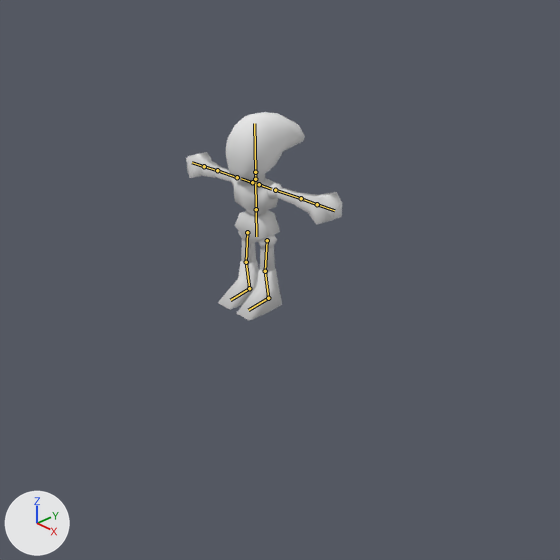
Two versions of the Blender file Julio/DormTest/Assets/Model/ROBOT.blend, one commit apart.
Rendered twice from the file's camera 'Camera'. The lights are fixed; the arrows at lower left show +X, +Y and +Z. The bones that bend it are drawn over the model as lines.

Objects in the first picture: 'Leg'.
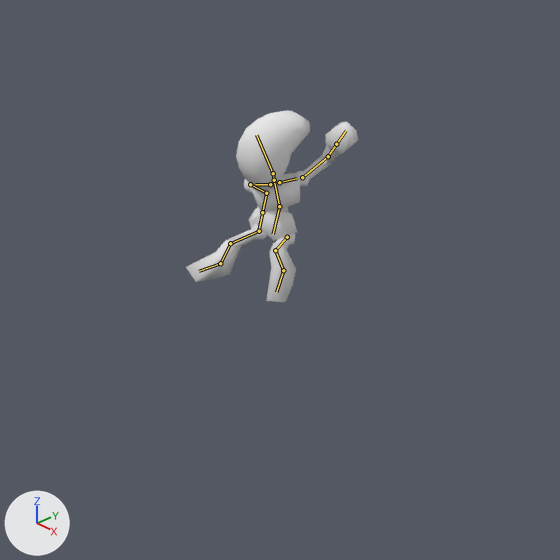
The newer file adds an action. The first version stands in its rest pose; the second is drawn at frame 13 of the action 'Sliding'.

Pixel boxes (x1, y1, x2, y2) of what changed, in the pictures (560 x 560 px):
'Leg', posed (10% wider, 8% shorter)
    before: (186, 112, 342, 321)
    after: (186, 110, 358, 302)
bone 'chest', root to tip
    before: (256, 209) to (255, 179)
    after: (279, 206) to (274, 180)
bone 'head', root to tip
    before: (255, 172) to (254, 123)
    after: (273, 173) to (256, 135)
bone 'upperarm.l', root to tip
    before: (275, 190) to (301, 198)
    after: (302, 177) to (328, 156)
bone 'forearm.l', root to tip
    before: (301, 198) to (317, 204)
    after: (328, 156) to (336, 144)
bone 'collar.r', root to tip
    before: (252, 182) to (241, 178)
    after: (270, 184) to (255, 184)
bone 'upperarm.r', root to tip
    before: (237, 177) to (217, 170)
    after: (250, 184) to (266, 193)
bone 'forearm.r', root to tip
    before: (217, 170) to (204, 166)
    after: (266, 193) to (262, 212)
bone 'pelvis', root to tip
    before: (256, 209) to (256, 236)
    after: (279, 206) to (273, 234)
bone 'shin.r', root to tip
    before: (246, 262) to (249, 288)
    after: (230, 243) to (220, 263)

What the commit changed:
Bone 'root' (bone_root) turns from (0, 0, 0) to (-18, 0, 0) degrees about its own x, y and z.
Bone 'chest' (bone_chest) turns from (0, 0, 0) to (48, 44, 37) degrees about its own x, y and z.
Bone 'head' (bone_head) turns from (0, 0, 0) to (14, -59, -2) degrees about its own x, y and z.
Bone 'upperarm.l' (bone_upperarm_l) turns from (0, 0, 0) to (31, 14, 4) degrees about its own x, y and z.
Bone 'forearm.l' (bone_forearm_l) turns from (0, 0, 0) to (41, -28, -45) degrees about its own x, y and z.
Bone 'collar.r' (bone_collar_r) turns from (0, 0, 0) to (-5, 4, -36) degrees about its own x, y and z.
Bone 'upperarm.r' (bone_upperarm_r) turns from (0, 0, 0) to (-132, -28, 64) degrees about its own x, y and z.
Bone 'forearm.r' (bone_forearm_r) turns from (0, 0, 0) to (63, -12, 43) degrees about its own x, y and z.
Bone 'pelvis' (bone_pelvis) moves from (0.0, 0.0, 0.0) to (-0.194, 0.009, -0.039).
Bone 'pelvis' (bone_pelvis) turns from (0, 0, 0) to (-4, -53, 1) degrees about its own x, y and z.
Bone 'shin.r' (bone_shin_r) turns from (0, 0, 0) to (0, 2, -2) degrees about its own x, y and z.
Bone 'ik-leg.l' (bone_ik_leg_l) moves from (0.0, 0.0, 0.0) to (0.076, -0.491, 0.247).
Bone 'ik-leg.l' (bone_ik_leg_l) turns from (0, 0, 0) to (0, -23, 2) degrees about its own x, y and z.
Bone 'ik-leg.r' (bone_ik_leg_r) moves from (0.0, 0.0, 0.0) to (-0.361, -0.509, -0.434).
Bone 'ik-leg.r' (bone_ik_leg_r) turns from (0, 0, 0) to (0, -23, 2) degrees about its own x, y and z.
